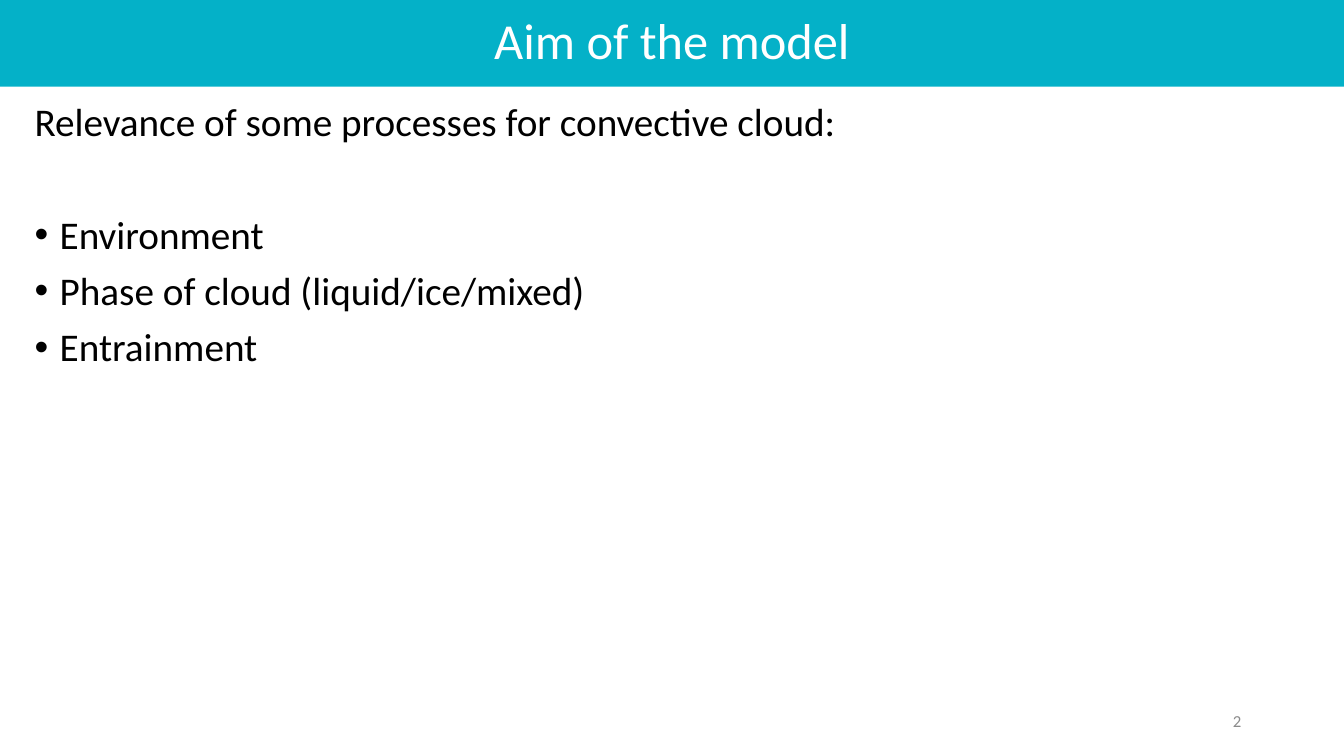
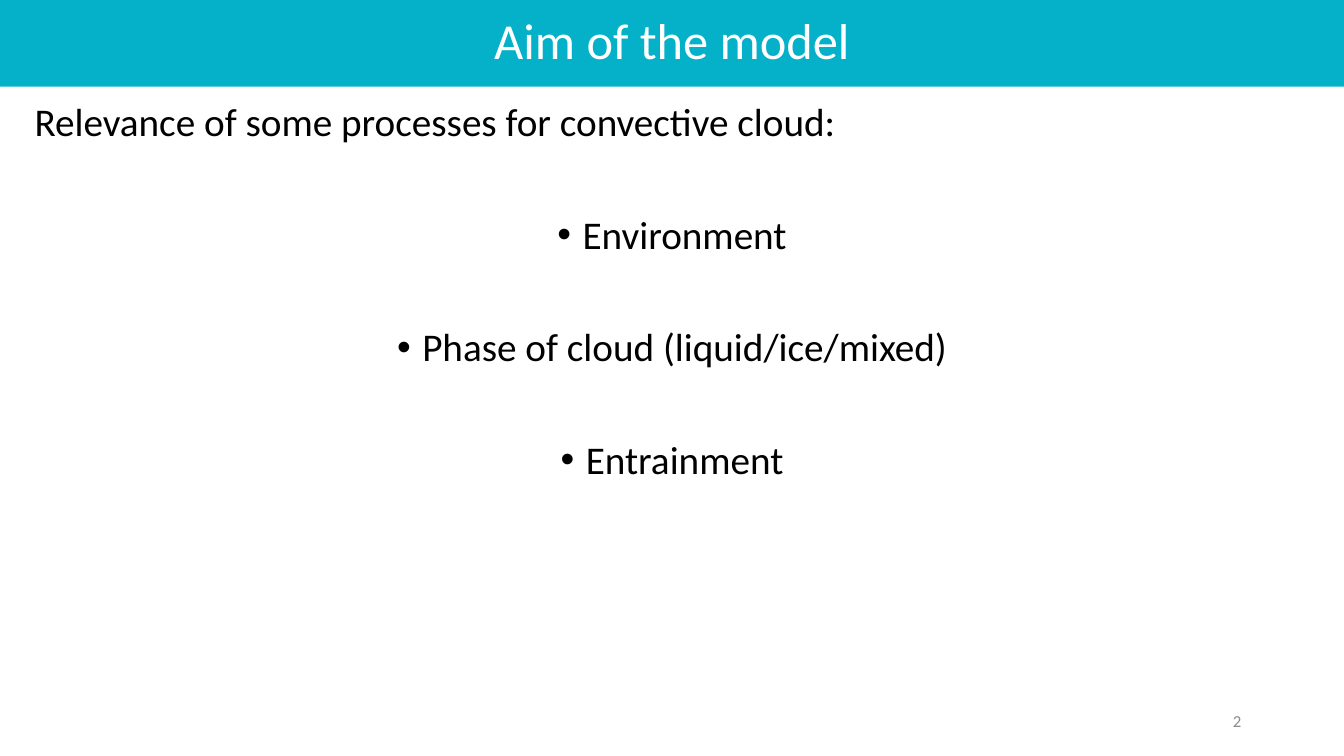
Before and after one commit to meteoNL/CloudParcelModel_SOACproject, a slide deck: slide 2 of presentation.pptx. Drawn at 1344x756 pixels with LibreOffice and Linux fonts; fonts in the diff are those of the drawing. Boxes give left, top, right and bottom in pixels: in the first picture for what was removed or moved away, otherwise in the second. Text is boxed around its words. In the diff, an @@ line names an element or a change of style, - is before the commit and + after.

```diff
--- a/presentation.pptx
+++ b/presentation.pptx
@@ text at box(422, 222, 947, 475): alignment left to centre @@
```
Also in this commit, not shown: 5 other slides changed.
